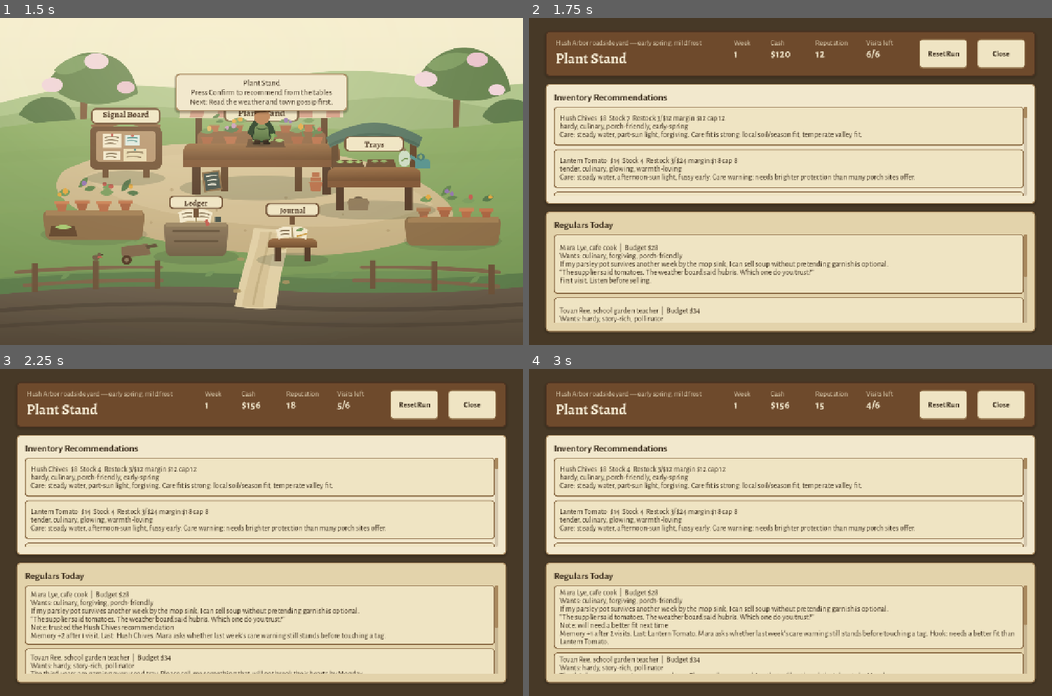
Above: before the commit, frames 1-4 (two rows, left to right).
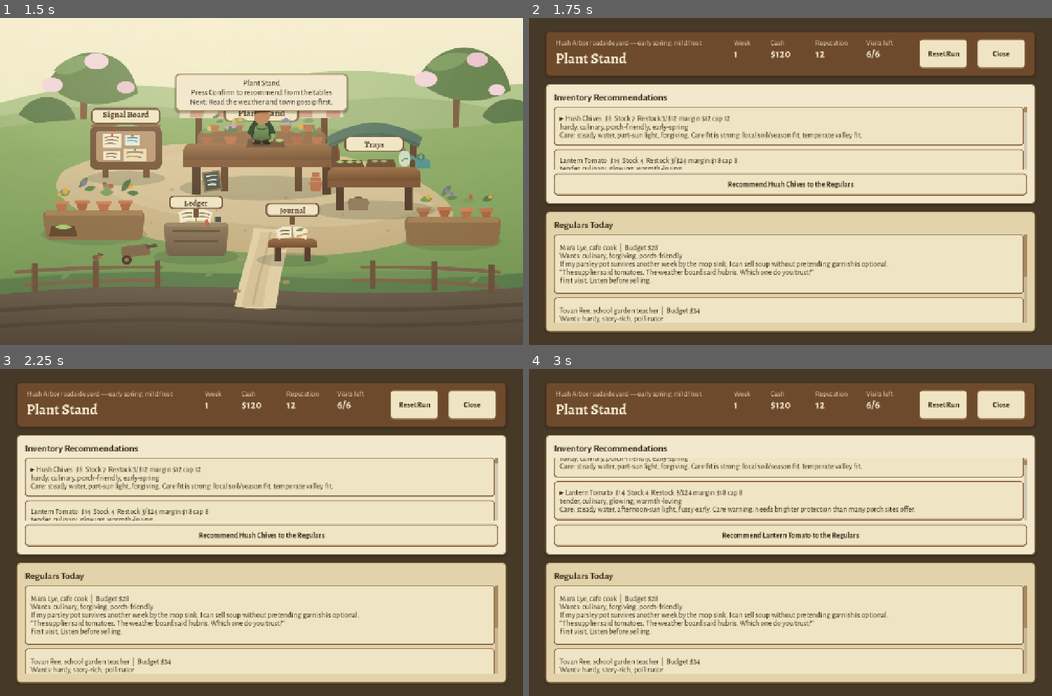
Above: after the commit, the same moments.

Repository: ethan-adams/garden-nursery
Game: Godot game, scene res://scenes/main/main.tscn
Same seed, same stepped clock (60 frames per second), same inputs: the game is played once before the commit and once after it.
Inputs (mouse positions are in pixels of both pictures, inside the frame that each line leads up to):
- Up to frame 1 (1.5 s): tap Enter (ui_accept) at 0.5, 0.77 s; hold Up (ui_up) from 0.53 s (still down)
- Up to frame 2 (1.75 s): keep holding Up (ui_up); tap Enter (ui_accept) at 1.52 s
- Up to frame 3 (2.25 s): release Up (ui_up) at 2 s; click (261, 476) at 2 s, where only the run after the commit has a clickable "▸ Hush Chives $8 Stock 7 Rest…"
- Up to frame 4 (3 s): click "Lantern Tomato $14 Stock 4 Re…" at 2.75 s

Frame 1 is identical in both runs. In frame 2, 3.7% of the frame differs, in the area x 4-96%, y 28-55%; in frame 3, 8.2%; in frame 4, 13%, in the area x 4-96%, y 9-94%.

Commit message:
feat: select a plant without selling it (#96)
The only path that set selected_plant_id was recommend_plant() — a full sales
interaction with cash, reputation, memory, and a spent visit. So to propagate
or restock plant X you first had to try to *sell* X, and the bench's "Choose a
plant to see propagation options" described a control that did not exist.

Split inspect from sell:

- run_state.select_plant() is a neutral inspect — it only points the bench,
  restock, and event actions at a plant, with no simulation side effects.
- Pressing an inventory plant now selects/inspects it (was: recommended/sold
  it). The selected plant carries a "▸" marker (glyph, not colour alone, so it
  reads at 1280x800 and is colour-blind safe), and rebuilding the list re-grabs
  controller focus on the same plant so the D-pad keeps its place.
- Selling is now an explicit "Recommend <plant> to the Regulars" button below
  the inventory list, reachable in plant-stand mode (the inventory panel, not
  the outcome panel that plant-stand mode hides).

Guards: three run_state tests (no side effects, propagation targets the
selection, unknown-id is a no-op) plus a scene test that presses a real
inventory button and asserts it selects without selling. Verified by
screenshot at 1280x800: marker, Recommend button, and bench all track the
selection.

Harness-Managed: true

Diff:
--- a/godot/scenes/nursery/nursery_stand.tscn
+++ b/godot/scenes/nursery/nursery_stand.tscn
@@ -253,6 +253,13 @@
 size_flags_horizontal = 3
 theme_override_constants/separation = 8
 
+[node name="RecommendButton" type="Button" parent="SafeArea/RootStack/BoardRow/InventoryPanel/InventoryMargin/InventoryStack"]
+unique_name_in_owner = true
+layout_mode = 2
+custom_minimum_size = Vector2(0, 54)
+focus_mode = 2
+text = "Recommend to the Regulars"
+
 [node name="LowerRow" type="HBoxContainer" parent="SafeArea/RootStack"]
 unique_name_in_owner = true
 layout_mode = 2
@@ -383,6 +390,7 @@
 text = "Close Ledger Week"
 
 [connection signal="pressed" from="SafeArea/RootStack/BoardRow/SignalPanel/SignalMargin/SignalStack/NextSignalButton" to="." method="_on_next_signal_button_pressed"]
+[connection signal="pressed" from="SafeArea/RootStack/BoardRow/InventoryPanel/InventoryMargin/InventoryStack/RecommendButton" to="." method="_on_recommend_button_pressed"]
 [connection signal="pressed" from="SafeArea/RootStack/LowerRow/OutcomePanel/OutcomeMargin/OutcomeScroll/OutcomeStack/StartPropagationButton" to="." method="_on_start_propagation_button_pressed"]
 [connection signal="pressed" from="SafeArea/RootStack/LowerRow/OutcomePanel/OutcomeMargin/OutcomeScroll/OutcomeStack/RestockButton" to="." method="_on_restock_button_pressed"]
 [connection signal="pressed" from="SafeArea/RootStack/LowerRow/OutcomePanel/OutcomeMargin/OutcomeScroll/OutcomeStack/EventButton" to="." method="_on_event_button_pressed"]
--- a/godot/scripts/core/nursery_run_state.gd
+++ b/godot/scripts/core/nursery_run_state.gd
@@ -77,6 +77,15 @@
 		"Opened the roadside stand beside the wet lane.",
 		"Mara, Tovan, and Cilla all left clues before buying anything."
 	]
+
+
+# Neutral inspect: point the bench, restock, and event actions at a plant with no sale and
+# no simulation side effects — no cash, reputation, memory, discovery, or spent visit
+# (issue #96). Selling is the separate, explicit recommend_plant() action.
+func select_plant(plant_id: String) -> void:
+	if find_plant(plant_id).is_empty():
+		return
+	selected_plant_id = plant_id
 
 
 func recommend_plant(plant_id: String) -> Dictionary:
--- a/godot/scripts/ui/nursery_stand.gd
+++ b/godot/scripts/ui/nursery_stand.gd
@@ -27,6 +27,7 @@
 @onready var signal_text_label: Label = %SignalText
 @onready var signal_traits_label: Label = %SignalTraits
 @onready var inventory_list: VBoxContainer = %InventoryList
+@onready var recommend_button: Button = %RecommendButton
 @onready var customer_list: VBoxContainer = %CustomerList
 @onready var outcome_label: Label = %OutcomeText
 @onready var propagation_status_label: Label = %PropagationStatus
@@ -111,6 +112,7 @@
 func _setup_focus() -> void:
 	next_signal_button.grab_focus()
 	next_signal_button.focus_mode = Control.FOCUS_ALL
+	recommend_button.focus_mode = Control.FOCUS_ALL
 	start_propagation_button.focus_mode = Control.FOCUS_ALL
 	restock_button.focus_mode = Control.FOCUS_ALL
 	event_button.focus_mode = Control.FOCUS_ALL
@@ -193,6 +195,8 @@
 	_render_customers()
 	_render_propagation_bench()
 	_render_restock_button()
+	_render_event_button()
+	_render_recommend_button()
 	_render_log()
 	_apply_station_mode()
 
@@ -213,6 +217,7 @@
 
 	next_signal_button.visible = is_signal
 	start_propagation_button.visible = is_bench or station_mode == "all"
+	recommend_button.visible = is_stand or station_mode == "all"
 	restock_button.visible = is_stand or station_mode == "all"
 	event_button.visible = is_stand or station_mode == "all"
 	propagation_heading.visible = is_bench or station_mode == "all"
@@ -290,8 +295,13 @@
 	for child in inventory_list.get_children():
 		child.queue_free()
 	for plant in run_state.plants:
+		var plant_id: String = plant.get("id", "")
 		var button := Button.new()
-		button.text = "%s  $%d  Stock %d  %s\n%s\n%s" % [
+		# A plain marker (not colour alone) shows which plant the bench/restock/recommend
+		# actions are pointed at, readable at 1280x800 and colour-blind safe (issue #96).
+		var selected_mark := "▸ " if plant_id == run_state.selected_plant_id else ""
+		button.text = "%s%s  $%d  Stock %d  %s\n%s\n%s" % [
+			selected_mark,
 			plant.get("name", "Unnamed plant"),
 			int(plant.get("price", 0)),
 			int(plant.get("starting_stock", 0)),
@@ -304,7 +314,10 @@
 		button.custom_minimum_size = Vector2(0, 96)
 		button.focus_mode = Control.FOCUS_ALL
 		button.add_theme_font_override("font", CARD_FONT)
-		button.pressed.connect(_recommend_plant.bind(plant.get("id", "")))
+		button.set_meta("plant_id", plant_id)
+		# Pressing a plant selects/inspects it — a neutral action. Selling is the explicit
+		# Recommend button below the list (issue #96).
+		button.pressed.connect(_select_plant.bind(plant_id))
 		inventory_list.add_child(button)
 
 
@@ -464,6 +477,39 @@
 	return "\n".join(lines)
 
 
+# Inspect a plant: point the bench/restock/recommend actions at it with no sale. Rebuilding
+# the list frees the pressed button, so re-grab focus on the freshly-built one for the same
+# plant, keeping the controller's place (issue #96).
+func _select_plant(plant_id: String) -> void:
+	run_state.select_plant(plant_id)
+	_save_run_state()
+	_refresh_all()
+	_focus_inventory_button(plant_id)
+
+
+func _focus_inventory_button(plant_id: String) -> void:
+	for child in inventory_list.get_children():
+		if child is Button and child.get_meta("plant_id", "") == plant_id:
+			child.grab_focus()
+			return
+
+
+func _render_recommend_button() -> void:
+	var plant := _find_plant(run_state.selected_plant_id)
+	if plant.is_empty():
+		recommend_button.disabled = true
+		recommend_button.text = "Recommend to the Regulars"
+		return
+	recommend_button.disabled = false
+	recommend_button.text = "Recommend %s to the Regulars" % plant.get("name", "plant")
+
+
+func _on_recommend_button_pressed() -> void:
+	if run_state.selected_plant_id.is_empty():
+		return
+	_recommend_plant(run_state.selected_plant_id)
+
+
 func _recommend_plant(plant_id: String) -> void:
 	var result := run_state.recommend_plant(plant_id)
 	if result.is_empty():
--- a/godot/tests/run_tests.gd
+++ b/godot/tests/run_tests.gd
@@ -26,6 +26,7 @@
 	"scene_test_scroll_follows_focus_into_view",
 	"scene_test_every_section_anchor_stays_on_screen",
 	"scene_test_stand_content_never_overflows_viewport",
+	"scene_test_pressing_a_plant_selects_without_selling",
 	"scene_test_recommend_and_advance_drive_run_state",
 ]
 
@@ -275,6 +276,56 @@
 	legacy.apply_saved_state({"week": 3, "cash": 100, "reputation": 12})
 	expect(legacy.week_action_allowance > 0, "a legacy save migrates to a full week allowance")
 	expect(legacy.week_actions_remaining == legacy.week_action_allowance, "a legacy save opens with all visits available")
+
+# --- select a plant without selling it (issue #96) ---
+# Inspecting a plant must be a neutral action: it only points the bench/restock/event
+# actions at that plant, with no sale, cash, reputation, memory, or spent visit. Previously
+# the only path that set selected_plant_id was recommend_plant (a full sale), so you had to
+# try to sell a plant to propagate it.
+
+func test_select_plant_has_no_simulation_side_effects() -> void:
+	var rs := _fresh_run_state()
+	var stocked := _in_stock_plant_ids(rs)
+	expect(stocked.size() > 0, "need an in-stock plant to select")
+	var target: String = stocked[0]
+	var plant_before := rs.find_plant(target)
+	var stock_before := int(plant_before.get("starting_stock", 0))
+	var cash_before := rs.cash
+	var reputation_before := rs.reputation
+	var visits_before := rs.week_actions_remaining
+	var memory_before := rs.customer_memory.size()
+
+	rs.select_plant(target)
+
+	expect(rs.selected_plant_id == target, "selecting points the actions at the chosen plant")
+	expect(rs.cash == cash_before, "selecting a plant earns no cash")
+	expect(rs.reputation == reputation_before, "selecting a plant moves no reputation")
+	expect(int(rs.find_plant(target).get("starting_stock", 0)) == stock_before, "selecting a plant sells no stock")
+	expect(rs.week_actions_remaining == visits_before, "selecting a plant spends no weekly visit")
+	expect(rs.customer_memory.size() == memory_before, "selecting a plant writes no customer memory")
+	expect(not rs.weekly_recommended_plant_ids.has(target), "selecting a plant does not count as a pitch")
+
+func test_propagation_targets_the_selected_plant() -> void:
+	var rs := _fresh_run_state()
+	rs.cash = 10_000
+	# Find a plant that can propagate, select it without any sale, and confirm the bench acts
+	# on that explicit selection (the flow #96 unblocks).
+	var target := ""
+	for plant in rs.plants:
+		if not rs.propagation_profile(plant).is_empty():
+			target = plant.get("id", "")
+			break
+	expect(target != "", "need a plant with a propagation profile")
+	rs.select_plant(target)
+	var result := rs.start_propagation()
+	expect(not rs.propagation_trays.is_empty(), "starting a tray works from an explicit selection, no sale required")
+	expect(String(result.get("log", "")).length() > 0, "the bench reports acting on the selected plant")
+
+func test_select_ignores_unknown_plant() -> void:
+	var rs := _fresh_run_state()
+	var before := rs.selected_plant_id
+	rs.select_plant("not_a_real_plant")
+	expect(rs.selected_plant_id == before, "selecting a nonexistent plant leaves the selection untouched")
 
 # --- writing pack surfaces in play (issue #95) ---
 # The pack genuinely meets the writing bar; the defect was that it was loaded and never
@@ -415,6 +466,30 @@
 		await _settle(1)
 	stand.queue_free()
 
+# Pressing an inventory plant must select/inspect it through the real handler wiring — not
+# sell it. Guards the issue #96 rewire (inventory press was bound to _recommend_plant) from
+# silently reverting to a sale on press.
+func scene_test_pressing_a_plant_selects_without_selling() -> void:
+	var stand := await _mount_stand()
+	var rs = stand.run_state
+	var cash_before: int = rs.cash
+	var target_button: Button = null
+	var target_id := ""
+	for child in stand.inventory_list.get_children():
+		if child is Button and String(child.get_meta("plant_id", "")) != rs.selected_plant_id:
+			target_button = child
+			target_id = String(child.get_meta("plant_id", ""))
+			break
+	expect(target_button != null, "the inventory renders a second plant to select")
+	if target_button == null:
+		stand.queue_free()
+		return
+	target_button.emit_signal("pressed")
+	await _settle(1)
+	expect(rs.selected_plant_id == target_id, "pressing a plant button selects it through the UI")
+	expect(rs.cash == cash_before, "selecting through the UI sells nothing")
+	stand.queue_free()
+
 # Driving the real UI handlers (not just the rules layer) must move the run forward:
 # recommending an in-stock plant registers the visit, and closing the week advances it
 # and refreshes the action budget. Catches a UI-layer regression that silently drops the
